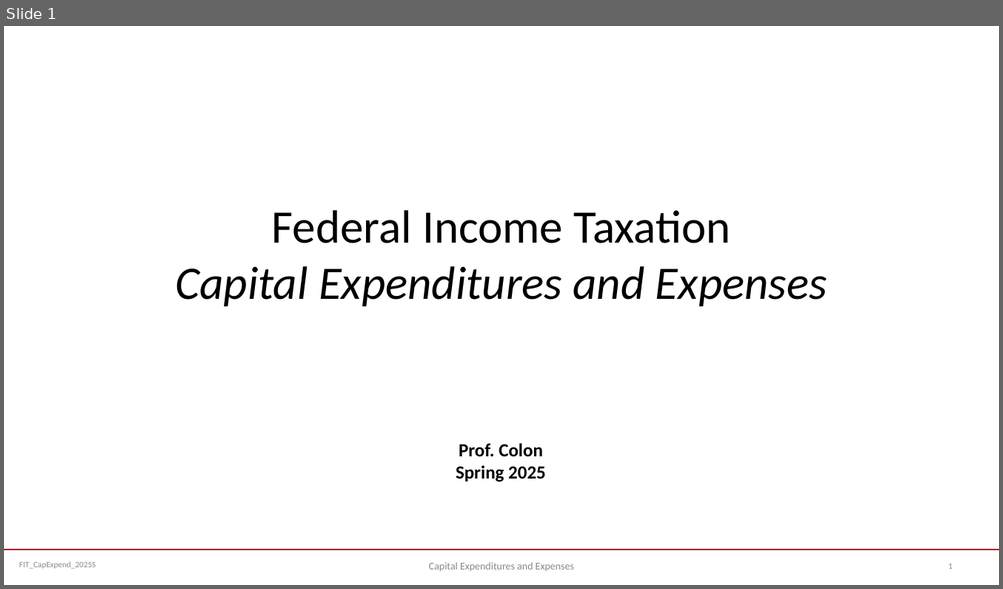
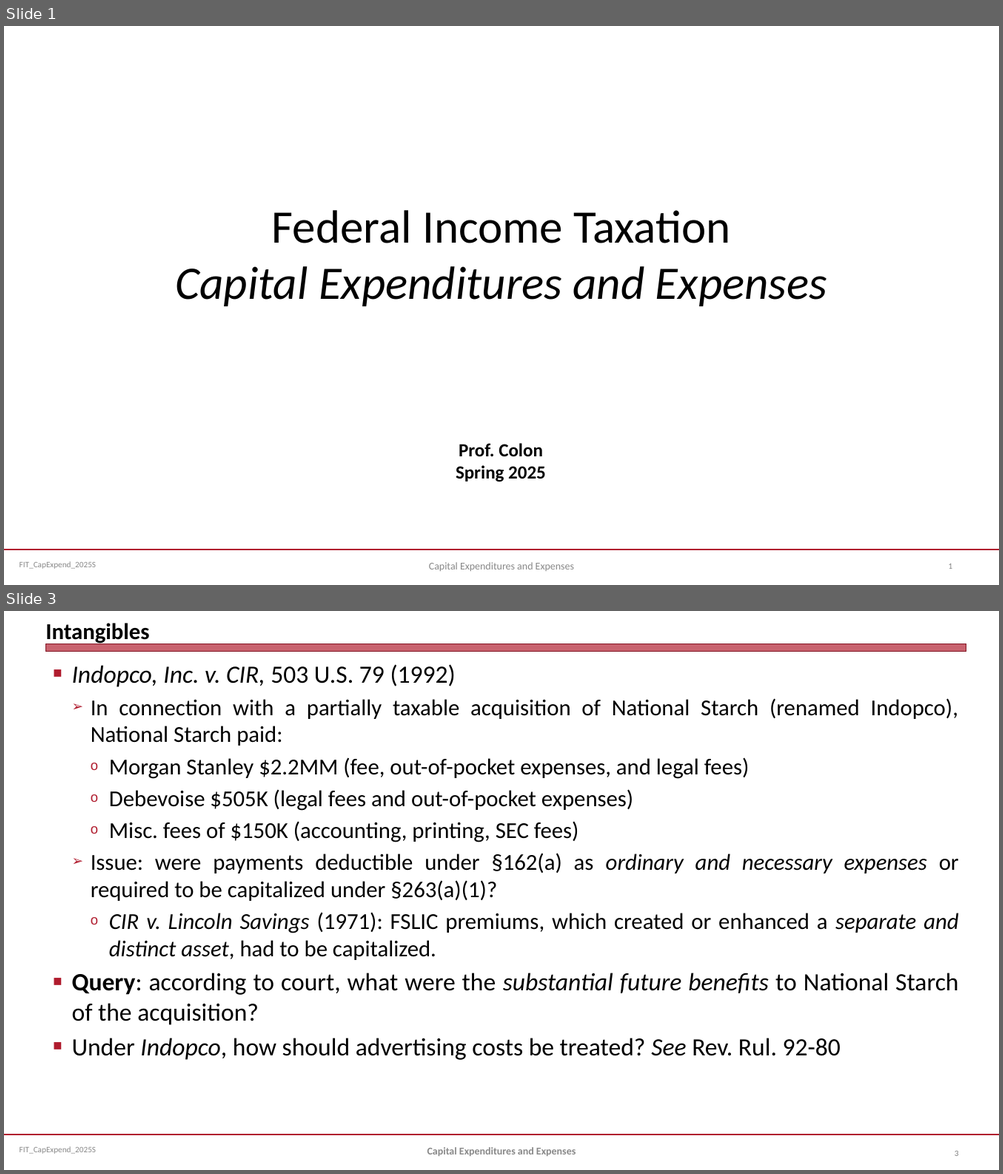
Before and after one commit to jmc877/Fed-Income-Tax, a slide deck: slides/FIT_CapExpend_2025S.pptx. Shown one above the other, each under a label of ours: slide 1 before the commit, slides 1 and 3 after it; the slides between them are not shown. The pictures are 1003x589 and 1003x1174 pixels, drawn with LibreOffice and Linux fonts; fonts in the diff are those of the drawing. Boxes give left, top, right and bottom in pixels: in the first picture for what was removed or moved away, otherwise in the second. Text is boxed around its words. In the diff, an @@ line names an element or a change of style, - is before the commit and + after.

```diff
--- a/slides/FIT_CapExpend_2025S.pptx
+++ b/slides/FIT_CapExpend_2025S.pptx
@@ slide 3 added at bbox=[4, 611, 999, 1170], background #FFFFFF; not listed: 2 template elements that a slide beside it also shows @@
@@ title added at bbox=[45, 623, 149, 645], 22 pt, text #000000, bold @@
+Intangibles
@@ rectangle added at bbox=[45, 644, 966, 652], fill #B01C2E at 69% opacity, outline #821522 0 pt @@
@@ text added at bbox=[72, 664, 959, 1060], 22 pt, text #000000 @@
+■ Indopco, Inc. v. CIR, 503 U.S. 79 (1992)
+  ➢ In connection with a partially taxable acquisition of National Starch (renamed Indopco), National Starch paid:
+    o Morgan Stanley $2.2MM (fee, out-of-pocket expenses, and legal fees)
+    o Debevoise $505K (legal fees and out-of-pocket expenses)
+    o Misc. fees of $150K (accounting, printing, SEC fees)
+  ➢ Issue: were payments deductible under §162(a) as ordinary and necessary expenses or required to be capitalized under §263(a)(1)?
+    o CIR v. Lincoln Savings (1971): FSLIC premiums, which created or enhanced a separate and distinct asset, had to be capitalized.
+■ Query: according to court, what were the substantial future benefits to National Starch of the acquisition?
+■ Under Indopco, how should advertising costs be treated? See Rev. Rul. 92-80
@@ text added at bbox=[427, 1147, 575, 1156], 10 pt, text #898989, bold @@
+Capital Expenditures and Expenses
@@ page number added at bbox=[954, 1151, 959, 1156], 8 pt, text #808080 @@
+3
```
Also in this commit, not shown: 1 slide changed, 7 other slides added, 1 other file.
